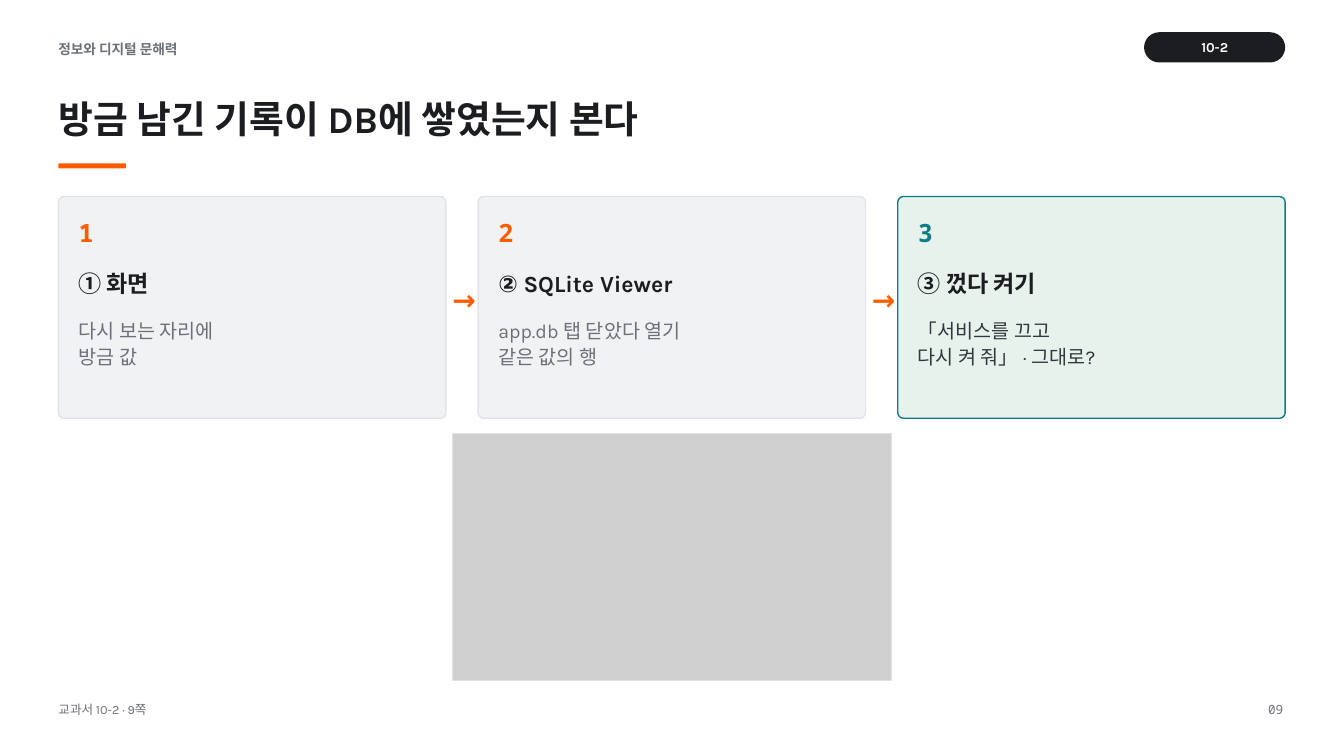
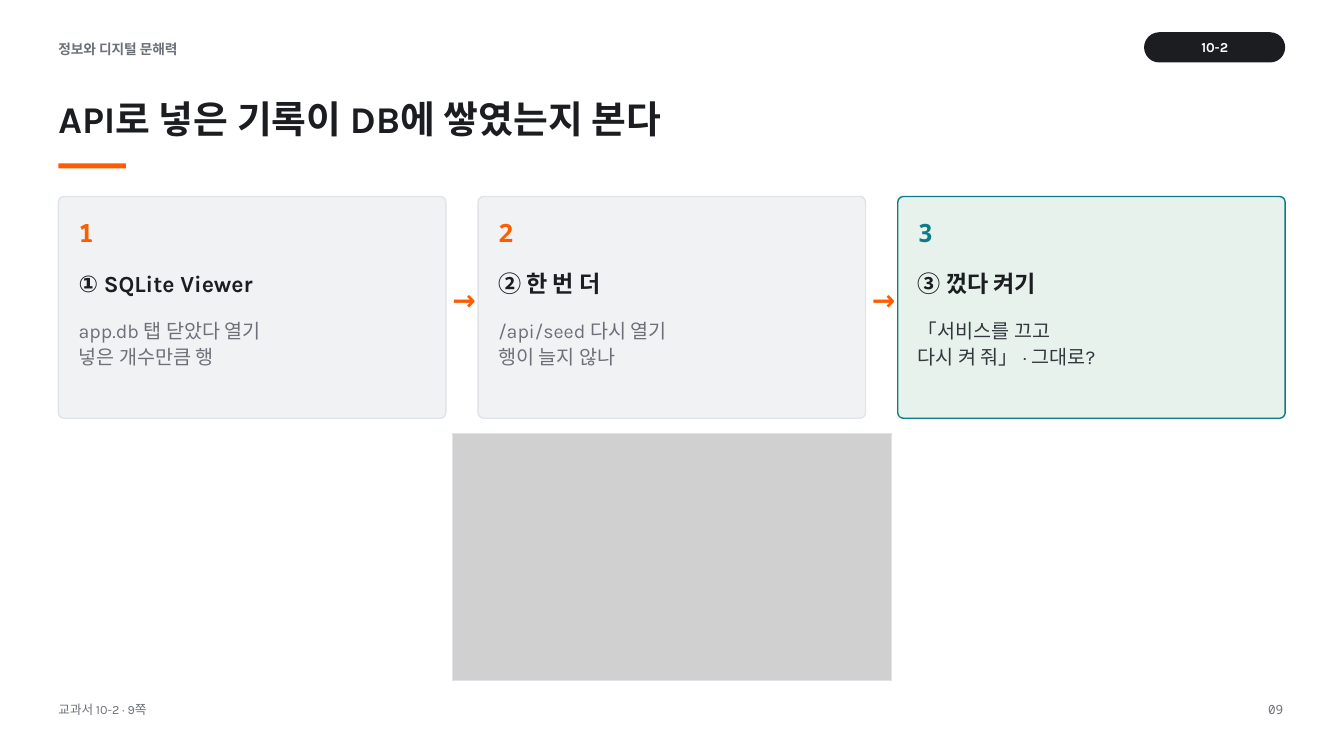
Before and after one commit to vcl-korea/2026-2nd-semester__jdh, a slide deck: slide 9 of 10/ppt/10-2_API와_서브에이전트.pptx. Drawn at 1344x756 pixels with LibreOffice and Linux fonts; fonts in the diff are those of the drawing; grey boxes stand for pictures. Boxes give left, top, right and bottom in pixels: in the first picture for what was removed or moved away, otherwise in the second. Text is boxed around its words. In the diff, an @@ line names an element or a change of style, - is before the commit and + after.

```diff
--- a/10/ppt/10-2_API와_서브에이전트.pptx
+++ b/10/ppt/10-2_API와_서브에이전트.pptx
@@ text at (x1=58, y1=101, x2=661, y2=137): text changed @@
-방금 남긴 기록이 DB에 쌓였는지 본다
+API로 넣은 기록이 DB에 쌓였는지 본다
@@ text at (x1=79, y1=275, x2=252, y2=296): text changed @@
-① 화면
+① SQLite Viewer
@@ text at (x1=498, y1=272, x2=600, y2=294): text changed @@
-② SQLite Viewer
+② 한 번 더
@@ text at (x1=79, y1=322, x2=261, y2=366): text changed @@
-다시 보는 자리에
-방금 값
+app.db 탭 닫았다 열기
+넣은 개수만큼 행
@@ text at (x1=498, y1=322, x2=667, y2=366): text changed @@
-app.db 탭 닫았다 열기
-같은 값의 행
+/api/seed 다시 열기
+행이 늘지 않나
```
Also in this commit, not shown: 11 other slides changed, 2 slides added, 1 slide removed, 9 other files.
